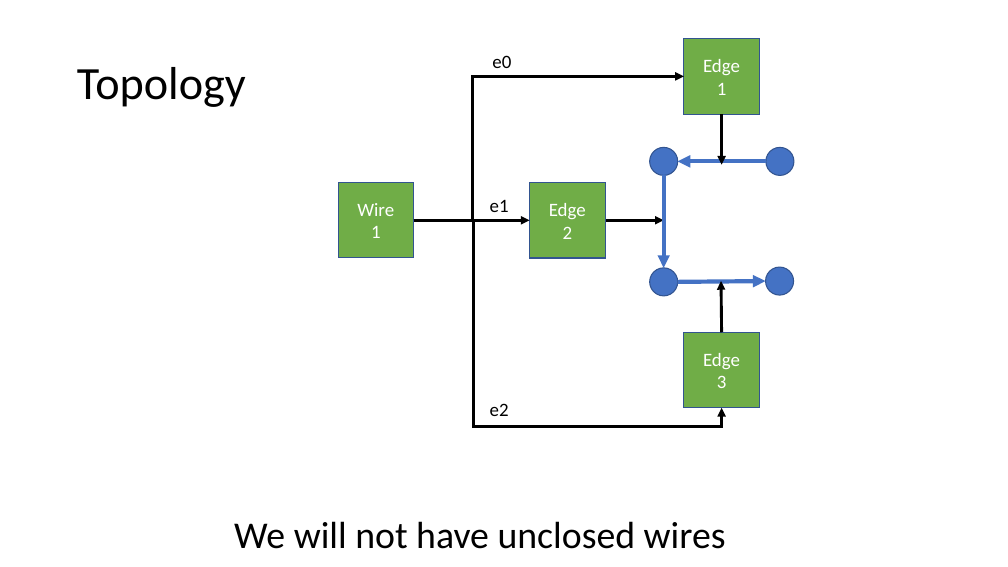
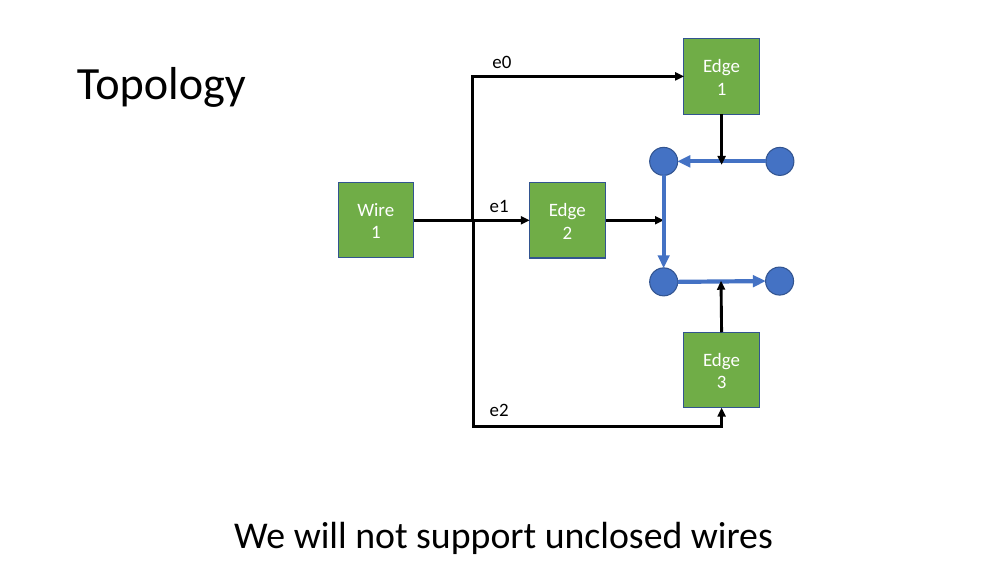
Before and after one commit to automaticmagic/topolys, a slide deck: slide 8 of design/Classes.pptx. Drawn at 1008x567 pixels with LibreOffice and Linux fonts; fonts in the diff are those of the drawing. Boxes give left, top, right and bottom in pixels: in the first picture for what was removed or moved away, otherwise in the second. Text is boxed around its words. In the diff, an @@ line names an element or a change of style, - is before the commit and + after.

```diff
--- a/design/Classes.pptx
+++ b/design/Classes.pptx
@@ text at [234, 521, 773, 554]: text changed @@
-We will not have unclosed wires
+We will not support unclosed wires
```
Also in this commit, not shown: 2 other slides changed.
